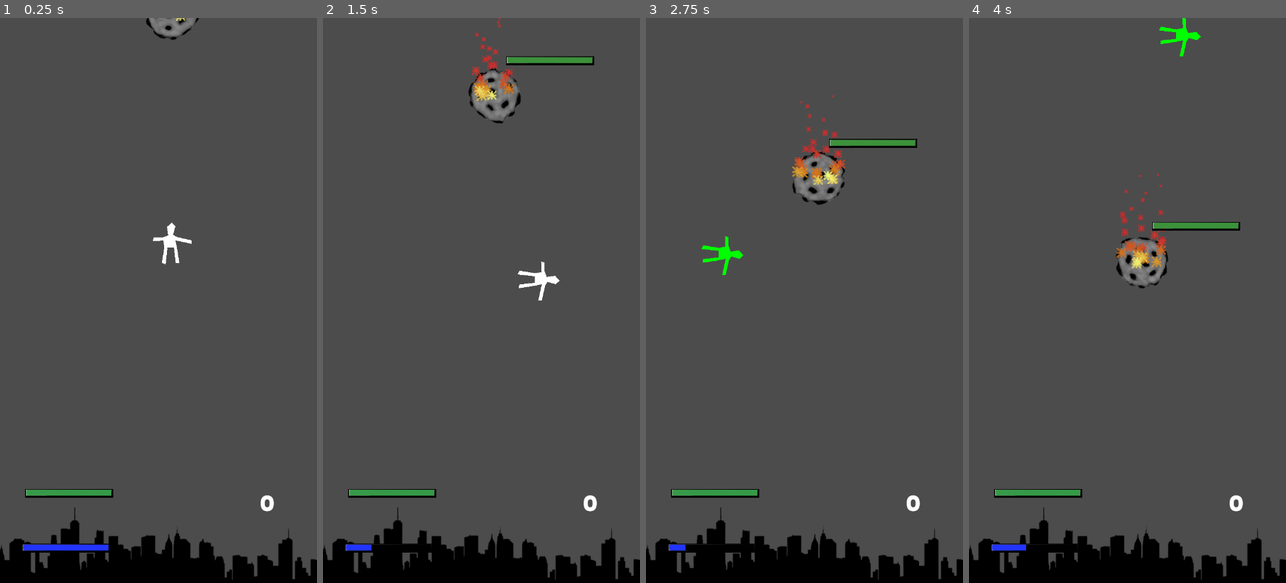
Above: before the commit, frames 1-4 (left to right).
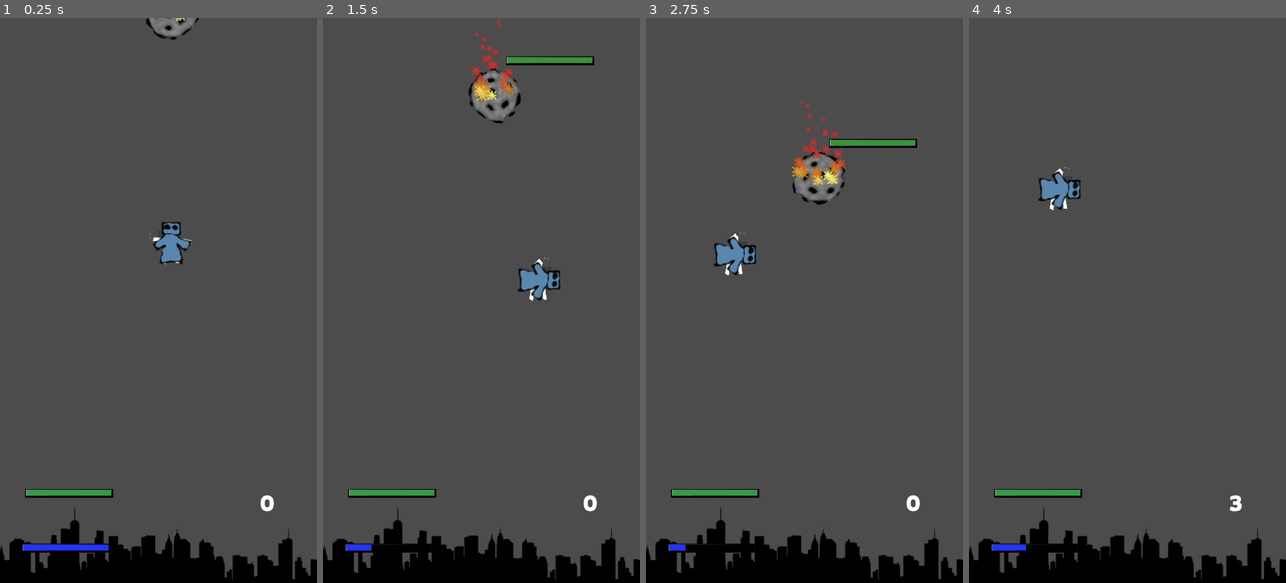
Above: after the commit, the same moments.

Repository: algch/ladrillos
Game: Godot game, scene res://main.tscn
Same seed, same stepped clock (60 frames per second), same inputs: the game is played once before the commit and once after it.
Inputs (mouse positions are in pixels of both pictures, inside the frame that each line leads up to):
- Up to frame 1 (0.25 s): no input
- Up to frame 2 (1.5 s): move the mouse to (551, 272) at 0.52 s; press the mouse at (551, 272) at 0.53 s; move the mouse to (418, 328) at 1.27 s; release the mouse at (418, 328) at 1.28 s; click (418, 328) at 1.35 s
- Up to frame 3 (2.75 s): move the mouse to (836, 176) at 2.02 s; press the mouse at (836, 176) at 2.03 s
- Up to frame 4 (4 s): move the mouse to (1111, 413) at 2.77 s; release the mouse at (1111, 413) at 2.78 s; click (1111, 413) at 2.85 s; move the mouse to (1222, 385) at 3.52 s; press the mouse at (1222, 385) at 3.53 s

The runs differ from the first frame. In frame 1, 0.6% of the frame differs, in the area x 47-61%, y 36-44%; in frame 2, 0.6%; in frame 3, 0.7%; in frame 4, 2.5%, in the area x 21-87%, y 0-88%.

Commit message:
improve cilindrical space

Diff:
--- a/brick.gd
+++ b/brick.gd
@@ -1,6 +1,7 @@
 extends KinematicBody2D
 
 var explosion_class = preload("res://explosion.tscn")
+var graphical_repr_class = preload("res://graphicalRepr.tscn")
 
 var dir = Vector2()
 var dir_speed = 0
@@ -26,6 +27,16 @@
 			max_health = 600
 			health = max_health
 			score = 5
+
+func get_graphical_repr():
+	var graphical_repr = graphical_repr_class.instance()
+	graphical_repr.texture = $sprite.texture
+	graphical_repr.original = self
+	graphical_repr.transform = transform
+	return graphical_repr
+
+func get_repr_rotation():
+	return $sprite.rotation
 
 func destroy():
 	var explosion = explosion_class.instance()
--- a/brick.tscn
+++ b/brick.tscn
@@ -11,9 +11,7 @@
 [sub_resource type="CircleShape2D" id=1]
 radius = 60.0
 
-[node name="brick" type="KinematicBody2D" groups=[
-"bricks",
-]]
+[node name="brick" type="KinematicBody2D"]
 script = ExtResource( 1 )
 
 [node name="CollisionShape2D" type="CollisionShape2D" parent="."]
--- /dev/null
+++ b/graphicalRepr.gd
@@ -0,0 +1,9 @@
+extends Sprite
+
+var original
+onready var x_delta = position.x - original.position.x
+
+func _process(delta):
+	position = original.position
+	position.x += x_delta
+	rotation = original.get_repr_rotation()
--- /dev/null
+++ b/graphicalRepr.tscn
@@ -0,0 +1,6 @@
+[gd_scene load_steps=2 format=2]
+
+[ext_resource path="res://graphicalRepr.gd" type="Script" id=1]
+
+[node name="graphicalRepr" type="Sprite"]
+script = ExtResource( 1 )
--- a/main.tscn
+++ b/main.tscn
@@ -14,9 +14,6 @@
 [sub_resource type="SegmentShape2D" id=1]
 a = Vector2( -420, 0 )
 b = Vector2( 420, 0 )
-
-[sub_resource type="RectangleShape2D" id=2]
-extents = Vector2( 420, 10 )
 
 [sub_resource type="DynamicFont" id=3]
 size = 50
@@ -54,26 +51,14 @@
 autostart = true
 
 [node name="portal" parent="." instance=ExtResource( 5 )]
-position = Vector2( -70, 500 )
-endPath = NodePath("../portalEnd")
-
-[node name="portalEnd" type="Position2D" parent="."]
-position = Vector2( 720, 500 )
-
-[node name="portal2" parent="." instance=ExtResource( 5 )]
-position = Vector2( 790, 500 )
-endPath = NodePath("../portalEnd2")
-
-[node name="portalEnd2" type="Position2D" parent="."]
-position = Vector2( 0, 500 )
 
 [node name="topWall" type="StaticBody2D" parent="."]
-position = Vector2( 360, -226.797 )
+position = Vector2( 377.818, -194.725 )
 collision_layer = 2
 collision_mask = 2
 
-[node name="CollisionShape2D" type="CollisionShape2D" parent="topWall"]
-shape = SubResource( 2 )
+[node name="CollisionPolygon2D" type="CollisionPolygon2D" parent="topWall"]
+polygon = PoolVector2Array( -381.555, 179.562, -370.865, 104.727, -303.156, 15.6368, -167.74, -57.4169, 177.929, -55.6351, 290.182, 8.50964, 327.6, 88.6905, 343.636, 172.435, 359.672, 90.4723, 322.255, -11.0901, 190.402, -93.0528, -178.43, -94.8346, -317.411, -16.4355, -390.464, 76.2179 )
 
 [node name="city" type="Sprite" parent="."]
 position = Vector2( 392.7, 1195.39 )
--- a/player.gd
+++ b/player.gd
@@ -1,6 +1,6 @@
 extends KinematicBody2D
 
-var bullet_class = preload("res://bullet.tscn")
+var graphical_repr_class = preload("res://graphicalRepr.tscn")
 var explosion_class = preload("res://explosion.tscn")
 
 signal player_shooted
@@ -40,7 +40,6 @@
 			current_state = STATE.AIMING
 			can_shoot = false
 			is_aiming = true
-			$polygon.color = Color(0, 1, 0)
 			aim_start = get_global_mouse_position()
 			$fuelTimer.stop()
 			$attackTimer.start()
@@ -58,10 +57,19 @@
 			$attackTimer.stop()
 			print("energy ", energy)
 			energy = 0
-			$polygon.color = Color(1, 1, 1)
 
 func _ready():
 	connect("player_shooted", get_parent(), "_on_player_shooted")
+
+func get_graphical_repr():
+	var graphical_repr = graphical_repr_class.instance()
+	graphical_repr.texture = $sprite.texture
+	graphical_repr.original = self
+	graphical_repr.transform = transform
+	return graphical_repr
+
+func get_repr_rotation():
+	return $sprite.rotation
 
 func destroy():
 	var explosion = explosion_class.instance()
@@ -82,7 +90,7 @@
 func _process(_delta):
 	update()
 	if is_aiming:
-		$polygon.rotation = (aim_start - get_global_mouse_position()).angle() + PI/2 - rotation
+		$sprite.rotation = (aim_start - get_global_mouse_position()).angle() + PI/2 - rotation
 
 func _draw():
 	if is_aiming:
@@ -116,8 +124,6 @@
 		speed_decrease = original_speed_decrease
 		dir = Vector2()
 		can_deal_damage = false
-		if current_state != STATE.AIMING:
-			$polygon.color = Color(1, 1, 1)
 
 func _on_attackTimer_timeout():
 	fuel -= fuel_decrease
@@ -126,7 +132,6 @@
 	if fuel > 0:
 		$attackTimer.start()
 	else:
-		$polygon.color = Color(1, 0, 0)
 		$attackTimer.stop()
 
 func _on_fuelTimer_timeout():
--- a/player.tscn
+++ b/player.tscn
@@ -1,6 +1,7 @@
-[gd_scene load_steps=3 format=2]
+[gd_scene load_steps=4 format=2]
 
 [ext_resource path="res://player.gd" type="Script" id=1]
+[ext_resource path="res://sprites/player.png" type="Texture" id=2]
 
 [sub_resource type="CircleShape2D" id=1]
 radius = 50.0
@@ -25,6 +26,9 @@
 
 [node name="fuelTimer" type="Timer" parent="."]
 wait_time = 0.1
+
+[node name="sprite" type="Sprite" parent="."]
+texture = ExtResource( 2 )
 [connection signal="timeout" from="speedDecreaseTimer" to="." method="_on_speedDecreaseTimer_timeout"]
 [connection signal="timeout" from="attackTimer" to="." method="_on_attackTimer_timeout"]
 [connection signal="timeout" from="fuelTimer" to="." method="_on_fuelTimer_timeout"]
--- a/portal.gd
+++ b/portal.gd
@@ -1,7 +1,32 @@
-extends Area2D
+extends Node2D
 
-export(NodePath) var endPath
-onready var end = get_node(endPath)
+var original_2_repr = {}
+onready var h_dist_between_portals = $left.position.x + $right.position.x
 
-func _on_portal_body_entered(body):
-	body.position.x = end.position.x
+func _spawn_graphical_repr(body, x_delta):
+	var graphical_repr = body.get_graphical_repr()
+	graphical_repr.position.x += x_delta
+	get_parent().add_child(graphical_repr)
+	original_2_repr[body.get_instance_id()] = graphical_repr
+
+func _teleport_body(body):
+	if body.get_instance_id() in original_2_repr:
+		var graphical_repr = original_2_repr[body.get_instance_id()]
+		if body.position.x < $left.position.x or body.position.x > $right.position.x:
+			body.position.x = graphical_repr.position.x
+		graphical_repr.queue_free()
+		original_2_repr.erase(body.get_instance_id())
+
+func _on_left_body_entered(body):
+	if body.has_method("get_graphical_repr"):
+		_spawn_graphical_repr(body, h_dist_between_portals)
+
+func _on_left_body_exited(body):
+	_teleport_body(body)
+
+func _on_right_body_entered(body):
+	if body.has_method("get_graphical_repr"):
+		_spawn_graphical_repr(body, -h_dist_between_portals)
+
+func _on_right_body_exited(body):
+	_teleport_body(body)
--- a/portal.tscn
+++ b/portal.tscn
@@ -1,14 +1,30 @@
-[gd_scene load_steps=3 format=2]
+[gd_scene load_steps=4 format=2]
 
 [ext_resource path="res://portal.gd" type="Script" id=1]
 
 [sub_resource type="SegmentShape2D" id=1]
-a = Vector2( 0, -700 )
-b = Vector2( 0, 700 )
+a = Vector2( 0, -640 )
+b = Vector2( 0, 640 )
 
-[node name="portal" type="Area2D"]
+[sub_resource type="SegmentShape2D" id=2]
+a = Vector2( 0, -640 )
+b = Vector2( 0, 640 )
+
+[node name="portal" type="Node2D"]
 script = ExtResource( 1 )
 
-[node name="CollisionShape2D" type="CollisionShape2D" parent="."]
+[node name="left" type="Area2D" parent="."]
+position = Vector2( 0, 640 )
+
+[node name="CollisionShape2D" type="CollisionShape2D" parent="left"]
 shape = SubResource( 1 )
-[connection signal="body_entered" from="." to="." method="_on_portal_body_entered"]
+
+[node name="right" type="Area2D" parent="."]
+position = Vector2( 720, 640 )
+
+[node name="CollisionShape2D" type="CollisionShape2D" parent="right"]
+shape = SubResource( 2 )
+[connection signal="body_entered" from="left" to="." method="_on_left_body_entered"]
+[connection signal="body_exited" from="left" to="." method="_on_left_body_exited"]
+[connection signal="body_entered" from="right" to="." method="_on_right_body_entered"]
+[connection signal="body_exited" from="right" to="." method="_on_right_body_exited"]
Not shown: 1 places in main.tscn that only renumber resources
Binary file added: sprites/player.png
